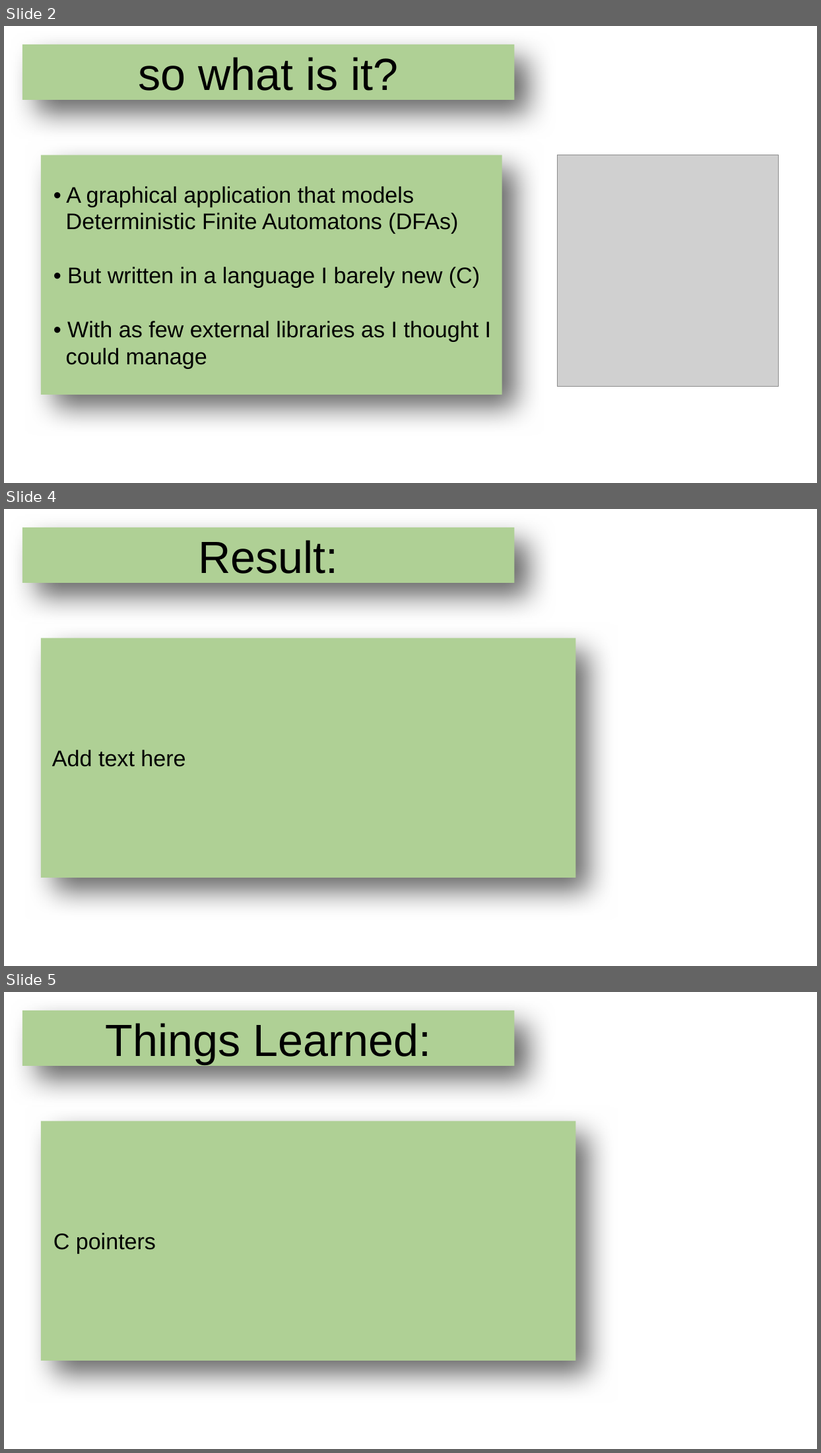
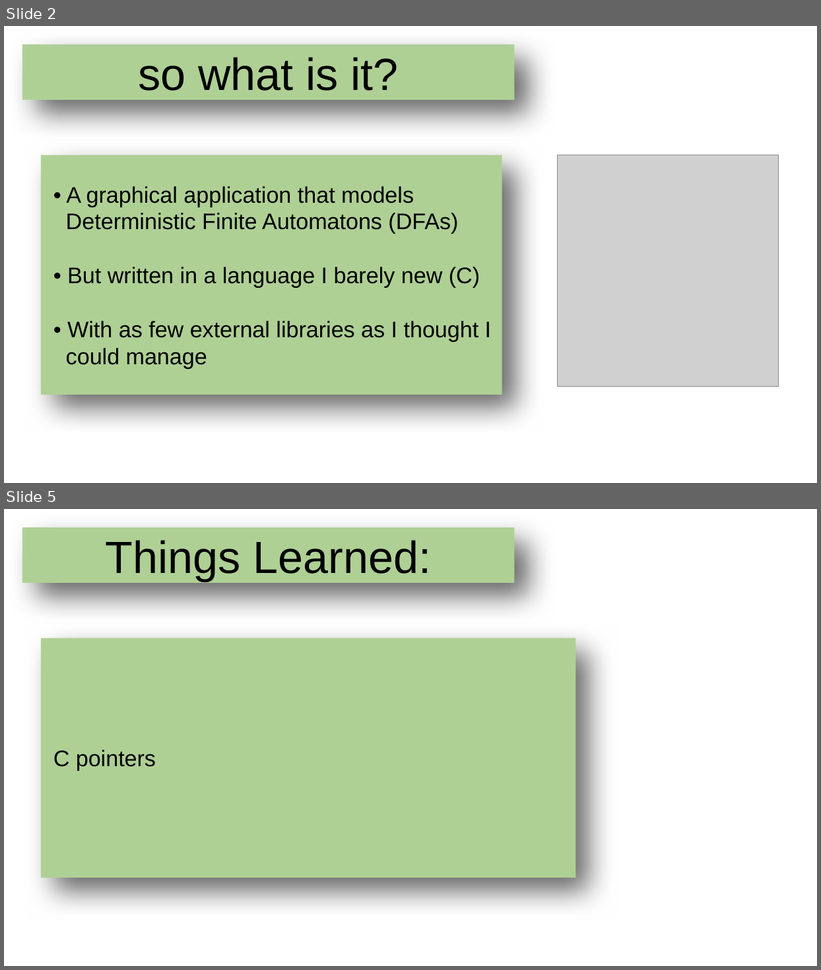
Before and after one commit to echoofskyz/ugrproj, a slide deck: docs/presentation.odp. Shown one above the other, each under a label of ours: slides 2, 4 and 5 before the commit, slides 2 and 5 after it; the slides between them are not shown. The pictures are 821x1453 and 821x970 pixels, drawn with LibreOffice and Linux fonts; fonts in the diff are those of the drawing; grey boxes stand for pictures; background and template pictures are left out. Boxes give left, top, right and bottom in pixels: in the first picture for what was removed or moved away, otherwise in the second. Text is boxed around its words. In the diff, an @@ line names an element or a change of style, - is before the commit and + after.

```diff
--- a/docs/presentation.odp
+++ b/docs/presentation.odp
@@ slide 4 removed at box(4, 509, 817, 966), background picture (left out) @@
@@ title removed at box(22, 527, 515, 583) @@
-Result:
@@ title removed at box(41, 638, 576, 878) @@
-Add text here
```
Also in this commit, not shown: 2 slides changed, 3 slides added, 1 other slide removed, 1 other file.
